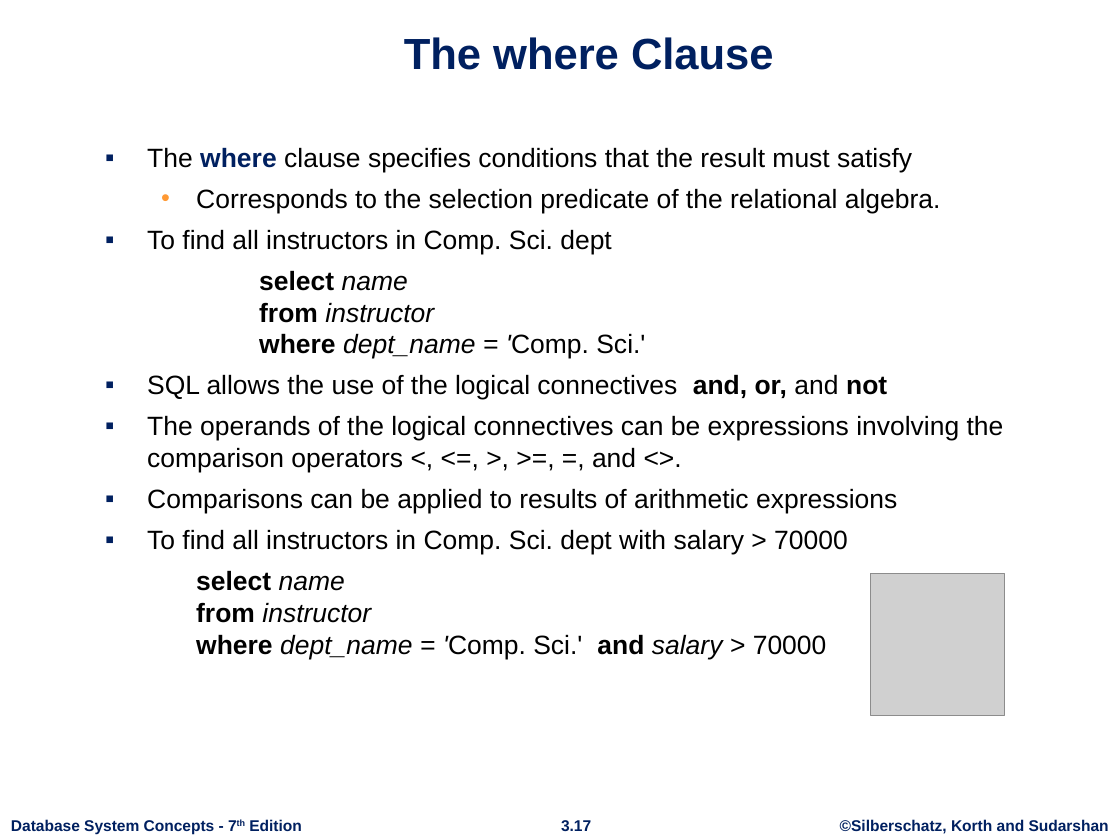
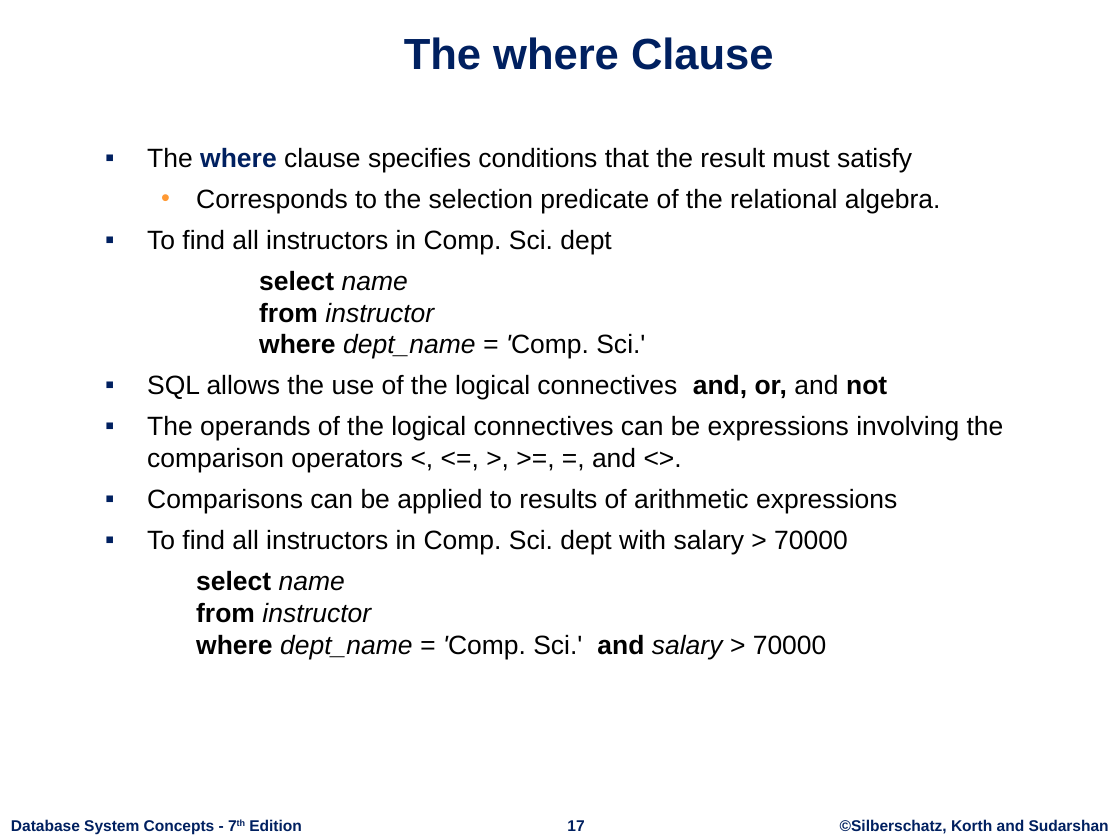
Before and after one commit to nashurgessa/DB-practices, a slide deck: slide 17 of Slides/L5.6 Introduction SQL.pptx. Drawn at 1120x840 pixels with LibreOffice and Linux fonts; fonts in the diff are those of the drawing; grey boxes stand for pictures; background and template pictures are left out. Boxes give left, top, right and bottom in pixels: in the first picture for what was removed or moved away, otherwise in the second. Text is boxed around its words. In the diff, an @@ line names an element or a change of style, - is before the commit and + after.

```diff
--- a/Slides/L5.6 Introduction SQL.pptx
+++ b/Slides/L5.6 Introduction SQL.pptx
@@ picture removed at [870,573,1004,716] @@
@@ page number at [567,820,584,831]: text changed @@
-3.17
+17
```
Also in this commit, not shown: 5 other slides changed, 1 other file.
